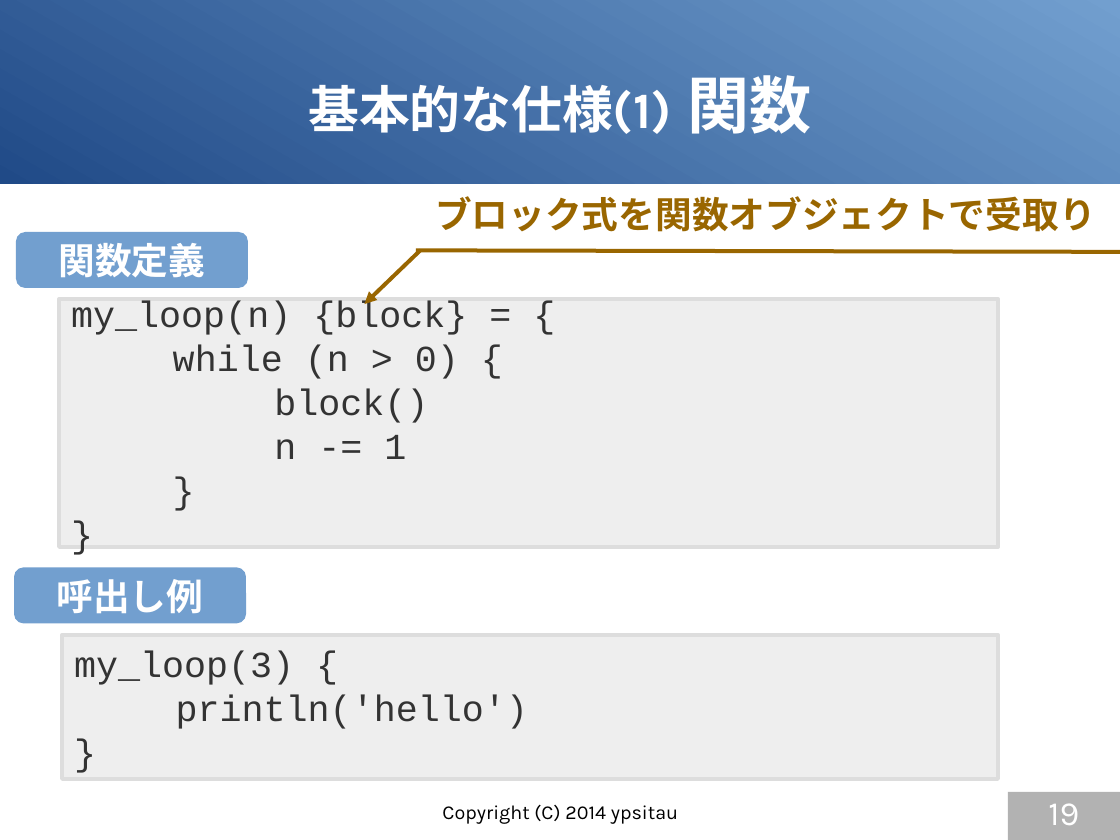
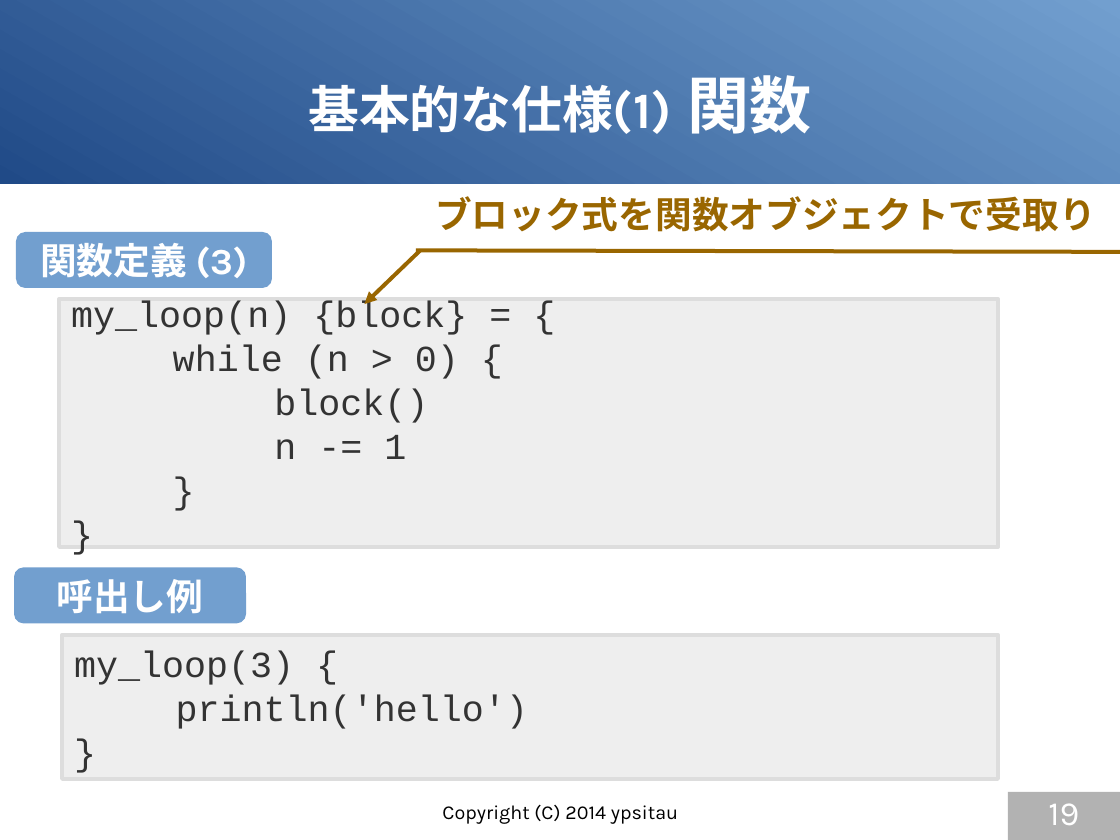
Before and after one commit to gura-lang/gura-doc, a slide deck: slide 19 of presentation/gura-introduction.odp. Drawn at 1120x840 pixels with LibreOffice and Linux fonts; fonts in the diff are those of the drawing. Boxes give left, top, right and bottom in pixels: in the first picture for what was removed or moved away, otherwise in the second. Text is boxed around its words. In the diff, an @@ line names an element or a change of style, - is before the commit and + after.

```diff
--- a/presentation/gura-introduction.odp
+++ b/presentation/gura-introduction.odp
@@ rounded rectangle "関数定義 (3)": place and size @@
-rounded rectangle "関数定義 (3)" at (16, 232, 248, 288)
+rounded rectangle "関数定義 (3)" at (16, 232, 272, 288)
@@ text in rounded rectangle at (40, 243, 248, 278): text changed @@
-関数定義
+関数定義 (3)
```
Also in this commit, not shown: 5 other slides changed, 4 slides added.
